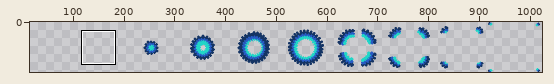
File history of a sprite sheet, Assets/Projectile/Sprites/Spike Mine.png. Above: a wide view before the commit, with the close-up outlined.
Close-up. Before the commit:
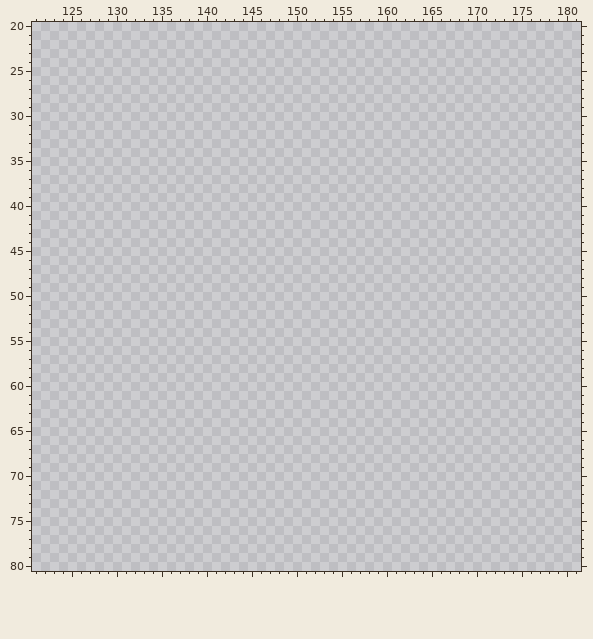
The file is 1188x108 pixels. Shown: x 121..181, y 20..80. The old version is drawn lined up with the new one. The wide view leaves out empty margins. The commit also changed other parts of the picture, which this record leaves out.
The result:
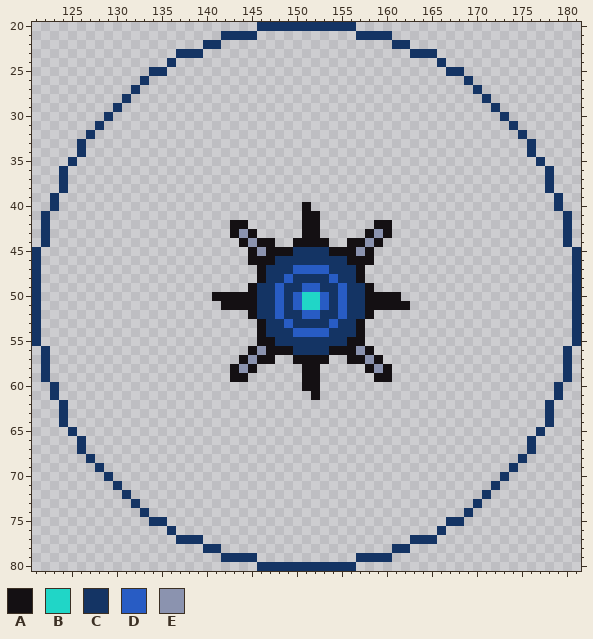
Palette (. is transparent): A #141013  B #20d6c7  C #143464  D #285cc4  E #8b93af
Change:
canvas 1188x108 -> 1122x99; drawings rearranged on the sheet (the old picture shows each at its new place; 2 dropped ones are not shown)
y 20: x 146..156 ........... -> CCCCCCCCCCC
y 21: x 142..145 .... -> CCCC; x 157..160 .... -> CCCC
y 22: x 140..141 .. -> CC; x 161..162 .. -> CC
y 23: x 137..139 ... -> CCC; x 163..165 ... -> CCC
y 24: x 136 . -> C; x 166 . -> C
y 25: x 134..135 .. -> CC; x 167..168 .. -> CC
y 26: x 133 . -> C; x 169 . -> C
y 27: x 132 . -> C; x 170 . -> C
y 28: x 131 . -> C; x 171 . -> C
y 29: x 130 . -> C; x 172 . -> C
y 30: x 129 . -> C; x 173 . -> C
y 31: x 128 . -> C; x 174 . -> C
y 32: x 127 . -> C; x 175 . -> C
y 33..34: x 126 . -> C; x 176 . -> C
y 35: x 125 . -> C; x 177 . -> C
y 36..38: x 124 . -> C; x 178 . -> C
y 39: x 123 . -> C; x 179 . -> C
y 40: x 123 . -> C; x 151 . -> A; x 179 . -> C
y 41: x 122 . -> C; x 151..152 .. -> AA; x 180 . -> C
y 42: x 122 . -> C; x 143..144 .. -> AA; x 151..152 .. -> AA; x 159..160 .. -> AA; x 180 . -> C
y 43: x 122 . -> C; x 143..145 ... -> AEA; x 151..152 .. -> AA; x 158..160 ... -> AEA; x 180 . -> C
y 44: x 122 . -> C; x 144..147 .... -> AEAA; x 150..153 .... -> AAAA; x 156..159 .... -> AAEA; x 180 . -> C
y 45: x 121 . -> C; x 145..158 .............. -> AEAAACCCCAAAEA; x 181 . -> C
y 46: x 121 . -> C; x 145..158 .............. -> AAACCCCCCCCAAA; x 181 . -> C
y 47: x 121 . -> C; x 146..157 ............ -> ACCCDDDDCCCA; x 181 . -> C
y 48: x 121 . -> C; x 146..157 ............ -> ACCDCCCCDCCA; x 181 . -> C
y 49: x 121 . -> C; x 145..158 .............. -> ACCDCCDDCCDCCA; x 181 . -> C
y 50: x 121 . -> C; x 141..161 ..................... -> AAAAACCDCDBBDCDCCAAAA; x 181 . -> C
y 51: x 121 . -> C; x 142..162 ..................... -> AAAACCDCDBBDCDCCAAAAA; x 181 . -> C
y 52: x 121 . -> C; x 145..158 .............. -> ACCDCCDDCCDCCA; x 181 . -> C
y 53: x 121 . -> C; x 146..157 ............ -> ACCDCCCCDCCA; x 181 . -> C
y 54: x 121 . -> C; x 146..157 ............ -> ACCCDDDDCCCA; x 181 . -> C
y 55: x 121 . -> C; x 146..157 ............ -> AACCCCCCCCAA; x 181 . -> C
y 56: x 122 . -> C; x 145..158 .............. -> AEAAACCCCAAAEA; x 180 . -> C
y 57: x 122 . -> C; x 144..147 .... -> AEAA; x 150..153 .... -> AAAA; x 156..159 .... -> AAEA; x 180 . -> C
y 58: x 122 . -> C; x 143..145 ... -> AEA; x 151..152 .. -> AA; x 158..160 ... -> AEA; x 180 . -> C
y 59: x 122 . -> C; x 143..144 .. -> AA; x 151..152 .. -> AA; x 159..160 .. -> AA; x 180 . -> C
y 60: x 123 . -> C; x 151..152 .. -> AA; x 179 . -> C
y 61: x 123 . -> C; x 152 . -> A; x 179 . -> C
y 62..64: x 124 . -> C; x 178 . -> C
y 65: x 125 . -> C; x 177 . -> C
y 66..67: x 126 . -> C; x 176 . -> C
y 68: x 127 . -> C; x 175 . -> C
y 69: x 128 . -> C; x 174 . -> C
y 70: x 129 . -> C; x 173 . -> C
y 71: x 130 . -> C; x 172 . -> C
y 72: x 131 . -> C; x 171 . -> C
y 73: x 132 . -> C; x 170 . -> C
y 74: x 133 . -> C; x 169 . -> C
y 75: x 134..135 .. -> CC; x 167..168 .. -> CC
y 76: x 136 . -> C; x 166 . -> C
y 77: x 137..139 ... -> CCC; x 163..165 ... -> CCC
y 78: x 140..141 .. -> CC; x 161..162 .. -> CC
y 79: x 142..145 .... -> CCCC; x 157..160 .... -> CCCC
y 80: x 146..156 ........... -> CCCCCCCCCCC
